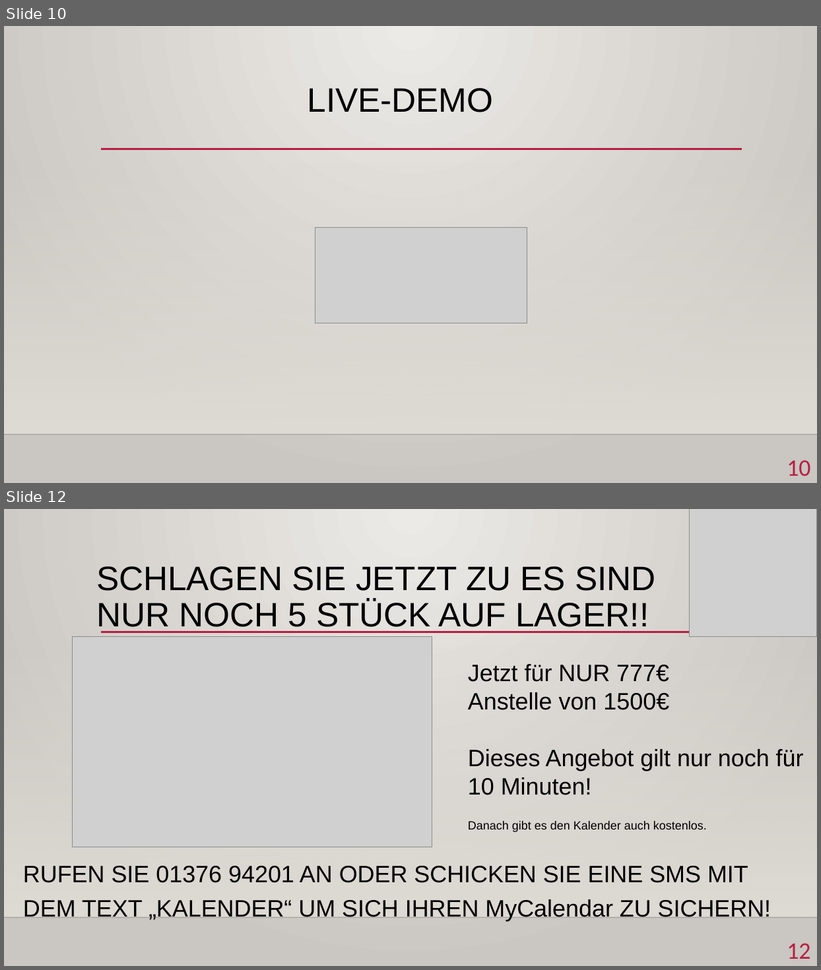
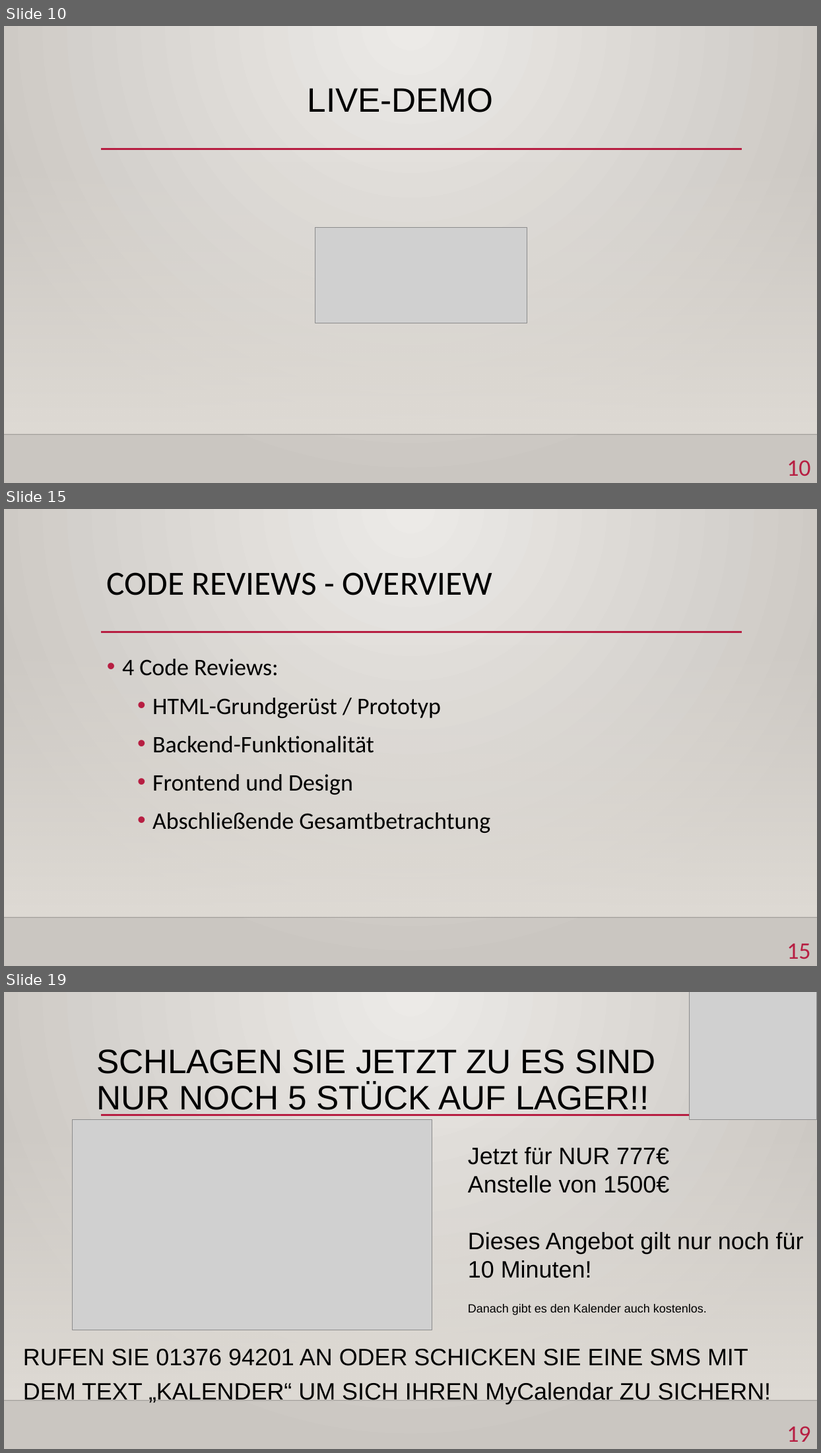
Before and after one commit to yschiebelhut/Geburtstagskalender, a slide deck: MyCalendar.pptx. Shown one above the other, each under a label of ours: slides 10 and 12 before the commit, slides 10, 15 and 19 after it; the slides between them are not shown. The pictures are 821x970 and 821x1453 pixels, drawn with LibreOffice and Linux fonts; fonts in the diff are those of the drawing; grey boxes stand for pictures; background and template pictures are left out. Boxes give left, top, right and bottom in pixels: in the first picture for what was removed or moved away, otherwise in the second. Text is boxed around its words. In the diff, an @@ line names an element or a change of style, - is before the commit and + after.

```diff
--- a/MyCalendar.pptx
+++ b/MyCalendar.pptx
@@ slide 15 added at bbox=[4, 509, 817, 966], background gradient #ECEAE7 to #CAC7C1; not listed: 3 template elements that a slide beside it also shows @@
@@ title added at bbox=[107, 572, 492, 595], 40 pt, text #000000 @@
+CODE REVIEWS - OVERVIEW
@@ text added at bbox=[122, 659, 490, 833], 28 pt, text #000000 @@
+• 4 Code Reviews:
+  • HTML-Grundgerüst / Prototyp
+  • Backend-Funktionalität
+  • Frontend und Design
+  • Abschließende Gesamtbetrachtung
@@ page number added at bbox=[787, 944, 811, 959], 28 pt, text #B71E42 @@
+15
@@ what was slide 12 is now slide 19 @@
@@ page number at bbox=[787, 1426, 811, 1442]: text changed @@
-12
+19
```
Also in this commit, not shown: 1 slide changed, 6 other slides added.
